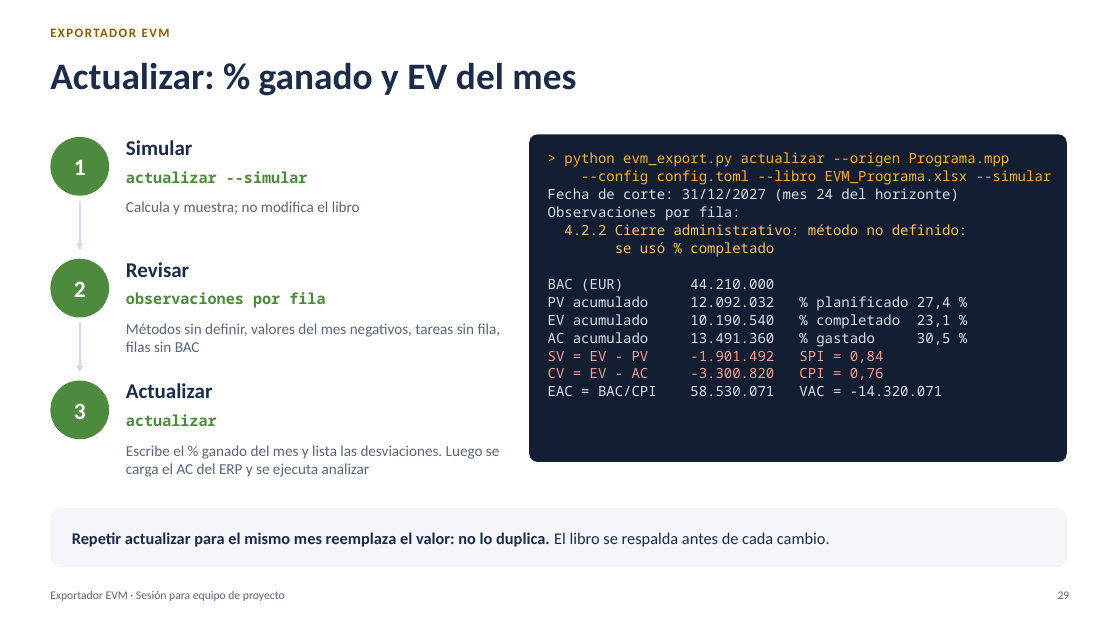
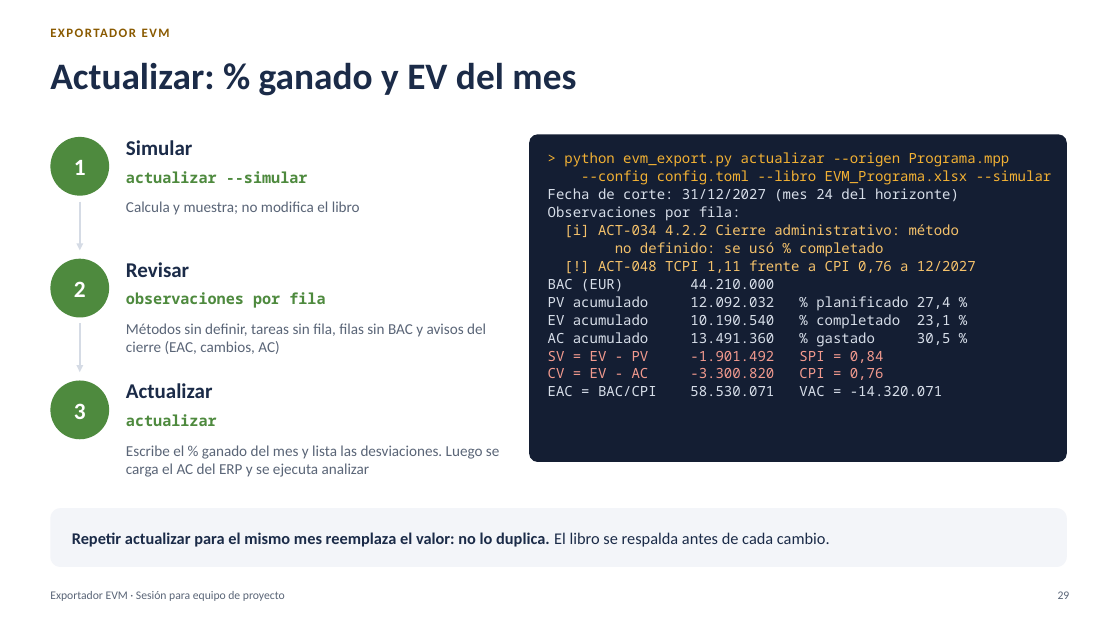
Before and after one commit to MarceloSalazar/evm-automation, a slide deck: slide 29 of docs/presentacion-jefes-de-proyecto.pptx. Drawn at 1120x630 pixels with LibreOffice and Linux fonts; fonts in the diff are those of the drawing. Boxes give left, top, right and bottom in pixels: in the first picture for what was removed or moved away, otherwise in the second. Text is boxed around its words. In the diff, an @@ line names an element or a change of style, - is before the commit and + after.

```diff
--- a/docs/presentacion-jefes-de-proyecto.pptx
+++ b/docs/presentacion-jefes-de-proyecto.pptx
@@ text at <box>564,224,976,273</box>: text changed @@
-4.2.2 Cierre administrativo: método no definido:
-se usó % completado
+[i] ACT-034 4.2.2 Cierre administrativo: método
+no definido: se usó % completado
+[!] ACT-048 TCPI 1,11 frente a CPI 0,76 a 12/2027
@@ text at <box>126,323,486,354</box>: text changed @@
-Métodos sin definir, valores del mes negativos, tareas sin fila, filas sin BAC
+Métodos sin definir, tareas sin fila, filas sin BAC y avisos del cierre (EAC, cambios, AC)
```
Also in this commit, not shown: 5 other slides changed, 1 slide added, 11 other files.
